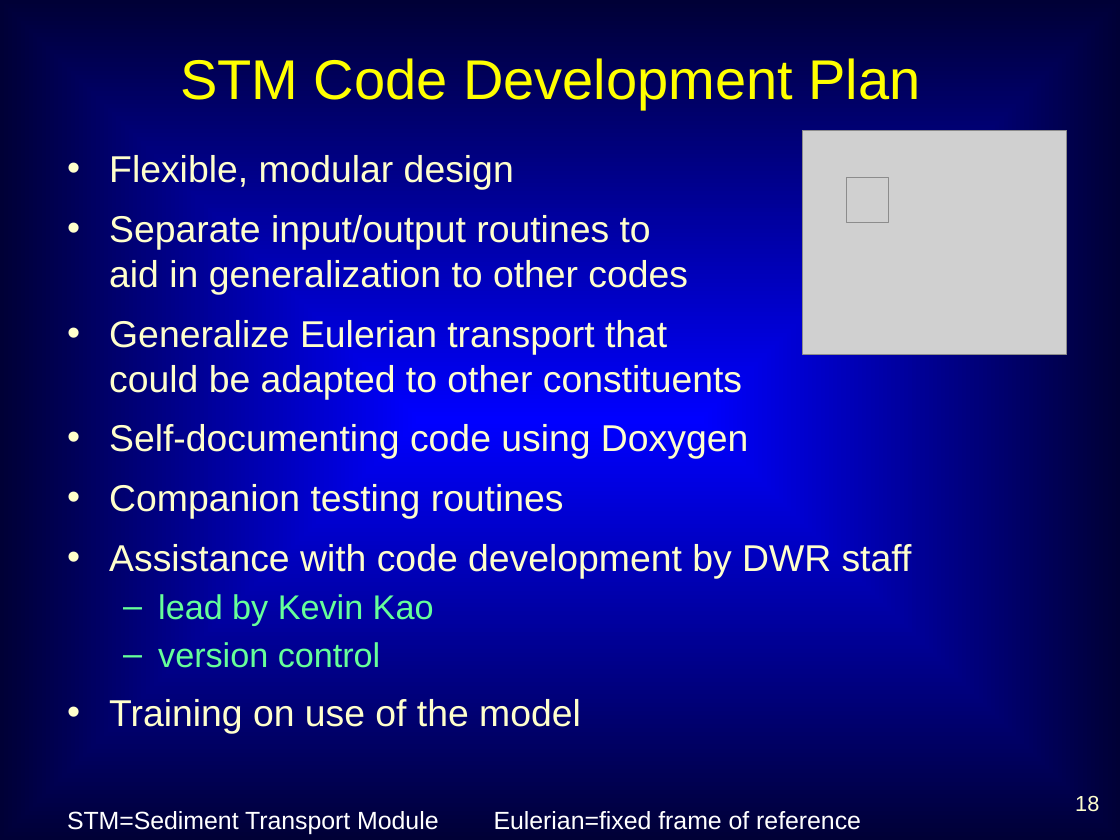
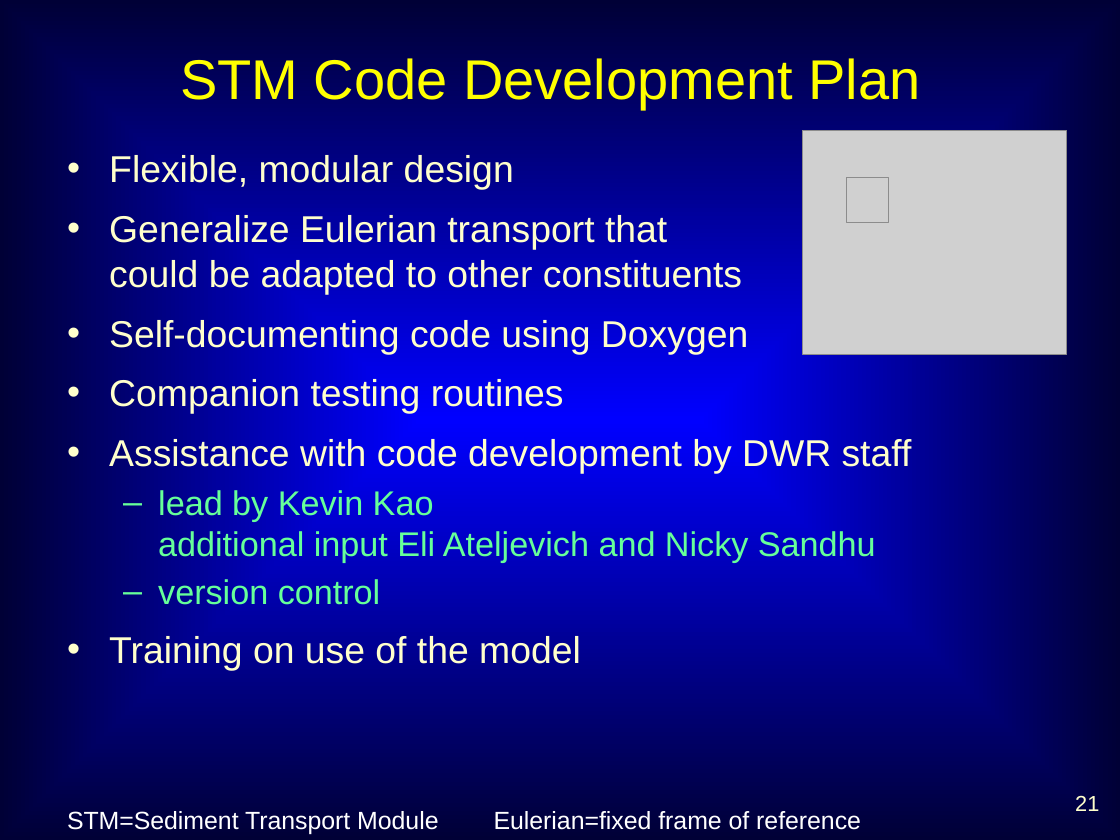
Before and after one commit to dwr-psandhu/dsm2-stm, a slide deck: slide 21 of stm/documents/TAC/Jan10/STM_TAC_Jan10_jamiea.pptx (slide 18 before the commit). Drawn at 1120x840 pixels with LibreOffice and Linux fonts; fonts in the diff are those of the drawing; grey boxes stand for pictures. Boxes give left, top, right and bottom in pixels: in the first picture for what was removed or moved away, otherwise in the second. Text is boxed around its words. In the diff, an @@ line names an element or a change of style, - is before the commit and + after.

```diff
--- a/stm/documents/TAC/Jan10/STM_TAC_Jan10_jamiea.pptx
+++ b/stm/documents/TAC/Jan10/STM_TAC_Jan10_jamiea.pptx
@@ text at box(109, 213, 688, 295): paragraph removed @@
-• Separate input/output routines to
-  aid in generalization to other codes
@@ text at box(158, 490, 876, 562): text changed @@
-  – lead by Kevin Kao
+  – lead by Kevin Kao
+    additional input Eli Ateljevich and Nicky Sandhu
@@ page number at box(1075, 795, 1099, 811): text changed @@
-18
+21
```
Also in this commit, not shown: 8 other slides changed, 3 slides added.
